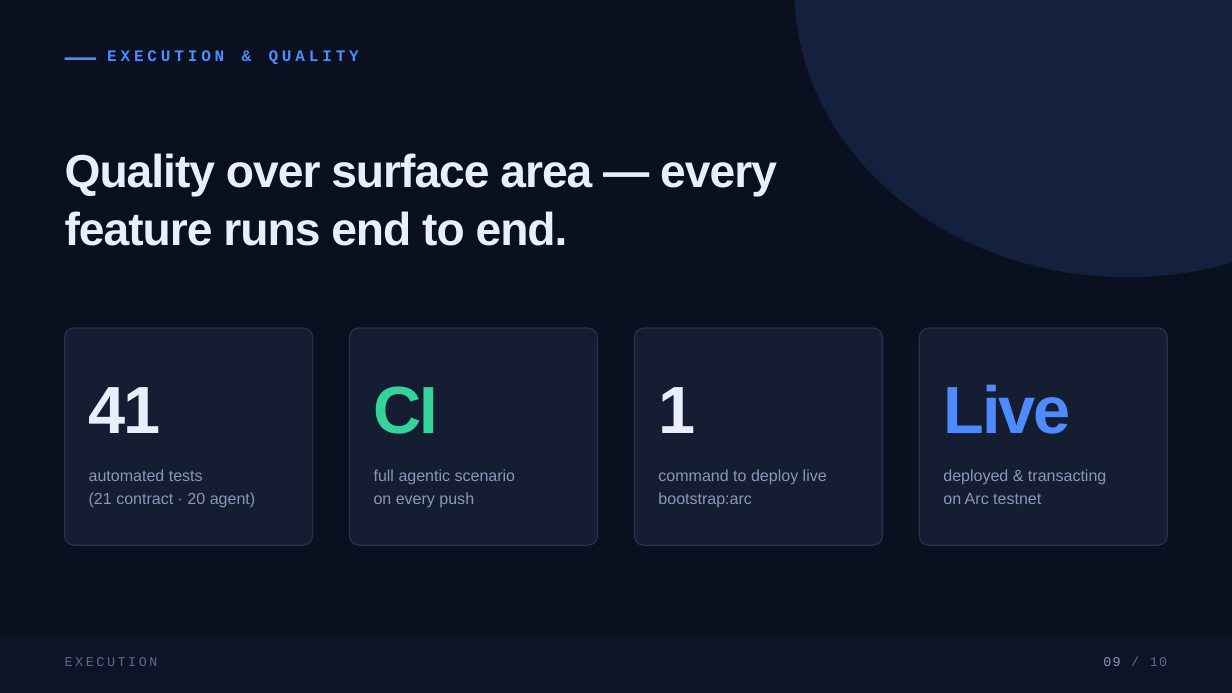
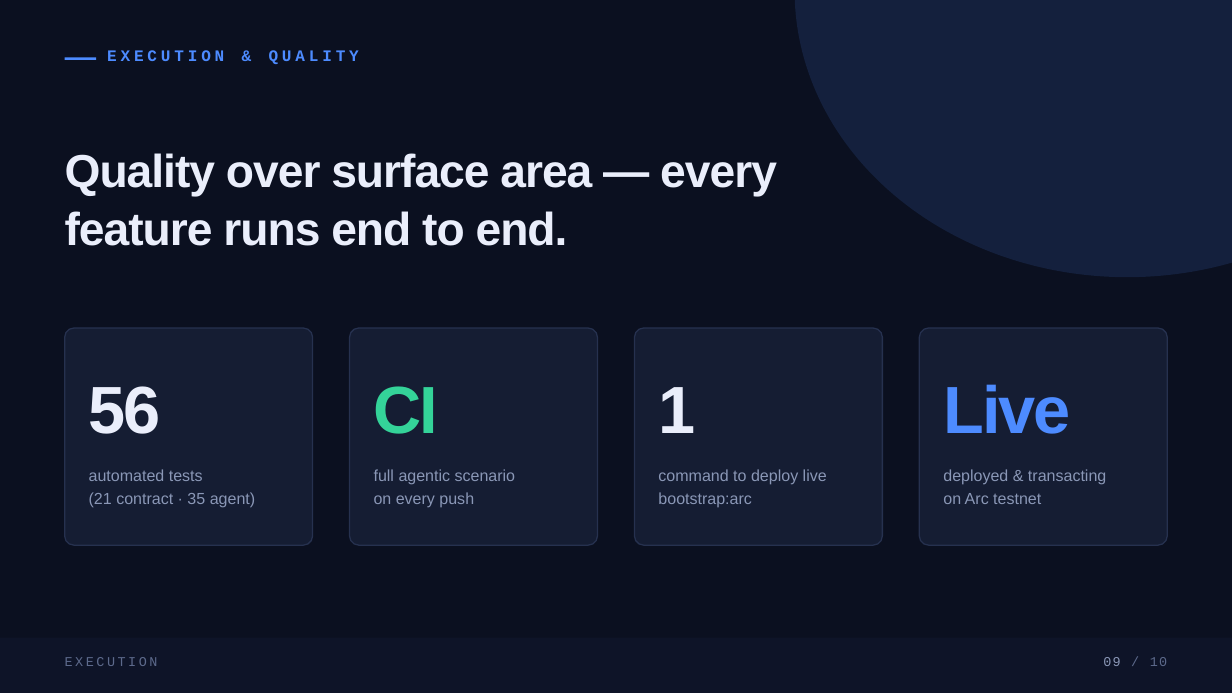
Before and after one commit to rgdtnhat/arc, a slide deck: slide 9 of docs/deck.pptx. Drawn at 1232x693 pixels with LibreOffice and Linux fonts; fonts in the diff are those of the drawing. Boxes give left, top, right and bottom in pixels: in the first picture for what was removed or moved away, otherwise in the second. Text is boxed around its words. In the diff, an @@ line names an element or a change of style, - is before the commit and + after.

```diff
--- a/docs/deck.pptx
+++ b/docs/deck.pptx
@@ text at (89, 386, 161, 434): text changed @@
-41
+56
@@ text at (89, 492, 255, 508): text changed @@
-(21 contract · 20 agent)
+(21 contract · 35 agent)
```
Also in this commit, not shown: 16 other files.
